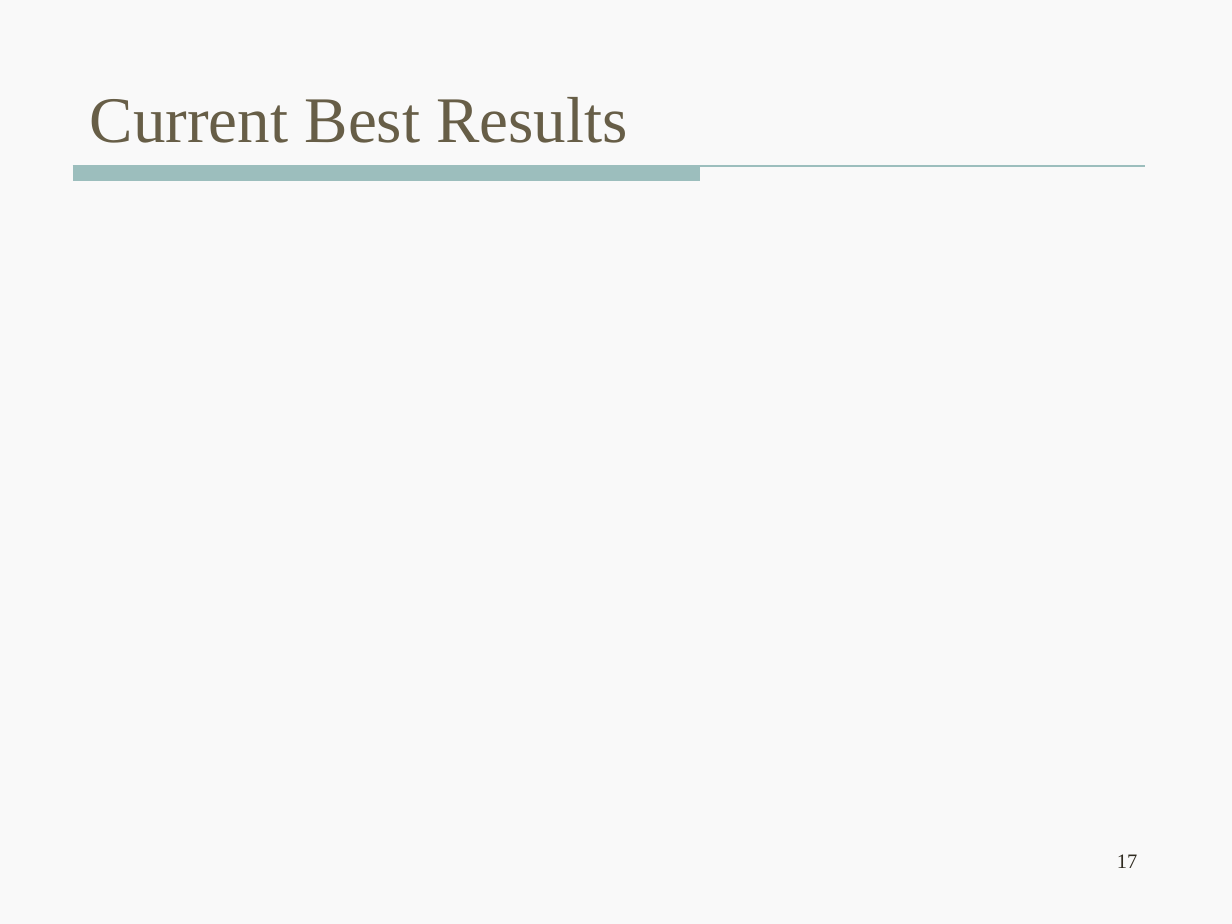
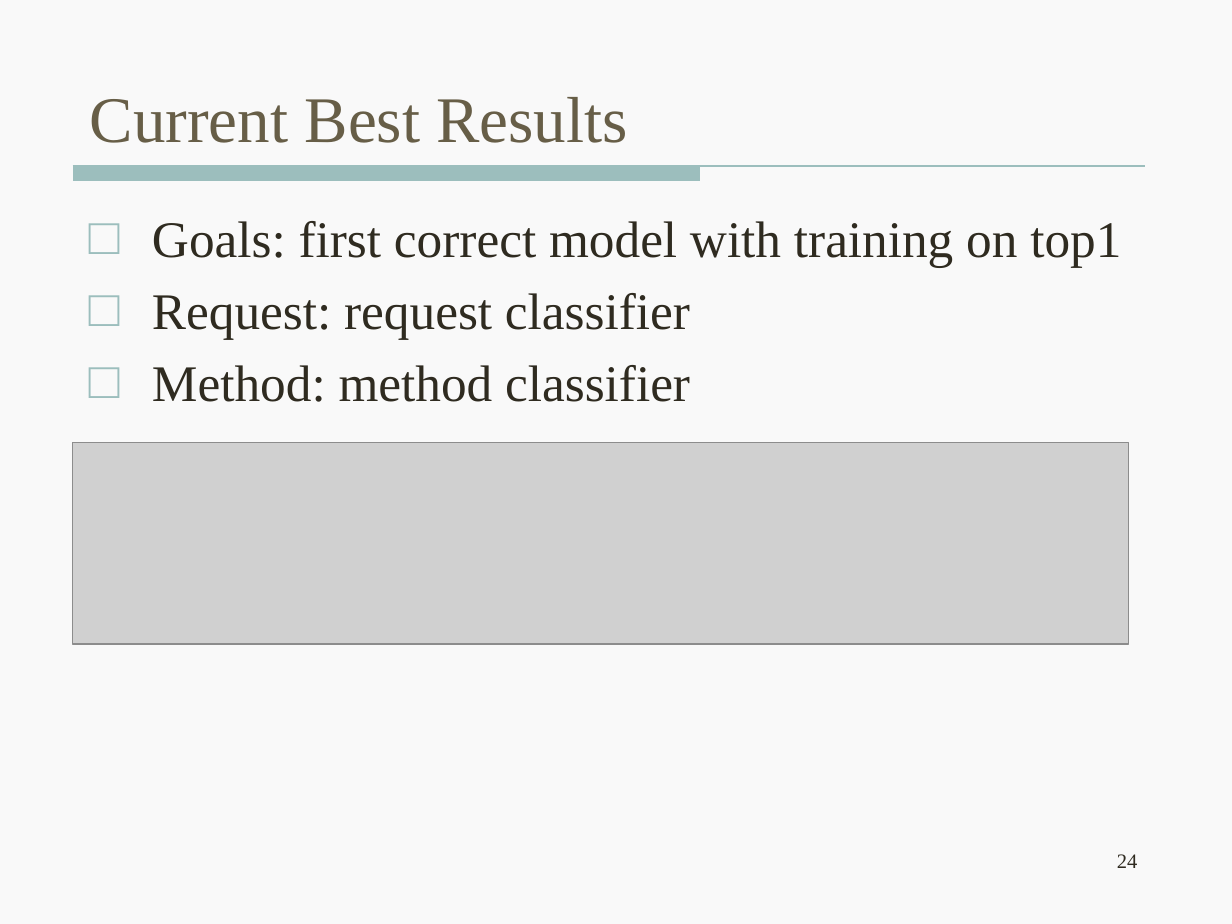
Before and after one commit to wencanluo/NLPFall2013, a slide deck: slide 24 of doc/12.06.2013 Meeting/DSTC2-12-16-2013.pptx (slide 17 before the commit). Drawn at 1232x924 pixels with LibreOffice and Linux fonts; fonts in the diff are those of the drawing; grey boxes stand for pictures. Boxes give left, top, right and bottom in pixels: in the first picture for what was removed or moved away, otherwise in the second. Text is boxed around its words. In the diff, an @@ line names an element or a change of style, - is before the commit and + after.

```diff
--- a/doc/12.06.2013 Meeting/DSTC2-12-16-2013.pptx
+++ b/doc/12.06.2013 Meeting/DSTC2-12-16-2013.pptx
@@ text added at (152, 221, 1121, 402), 30 pt, text #2F2B20 @@
+□ Goals: first correct model with training on top1
+□ Request: request classifier
+□ Method: method classifier
@@ picture added at (73, 442, 1129, 643) @@
@@ page number at (1117, 854, 1137, 868): text changed @@
-17
+24
```
Also in this commit, not shown: 11 other slides changed, 11 slides added, 4 slides removed, 8 other files.
